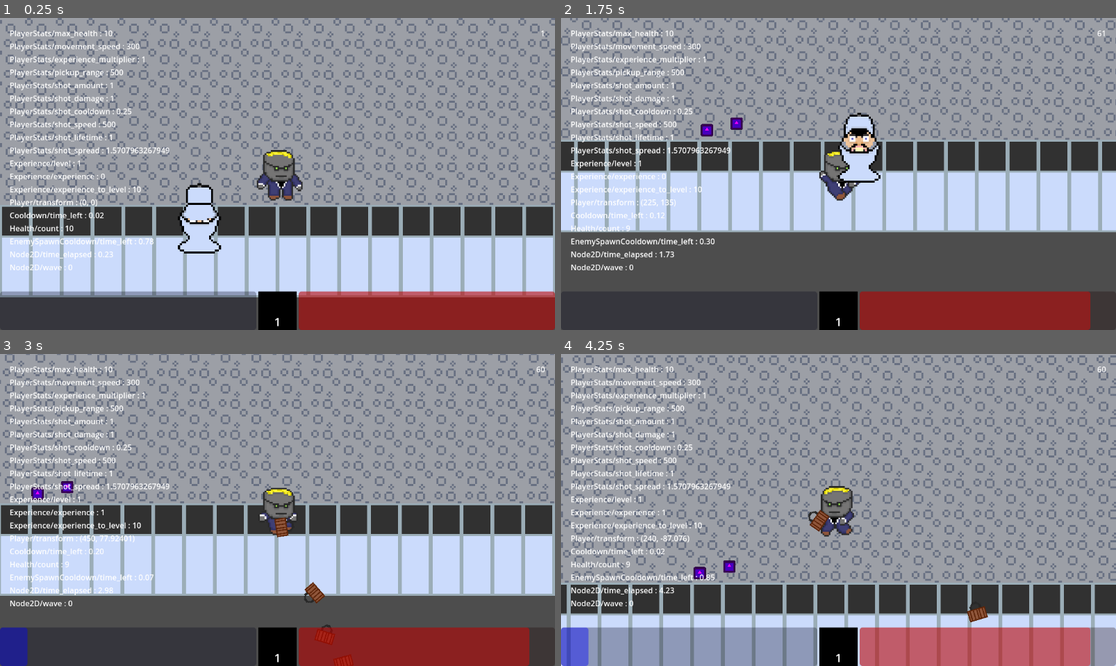
Above: before the commit, frames 1-4 (two rows, left to right).
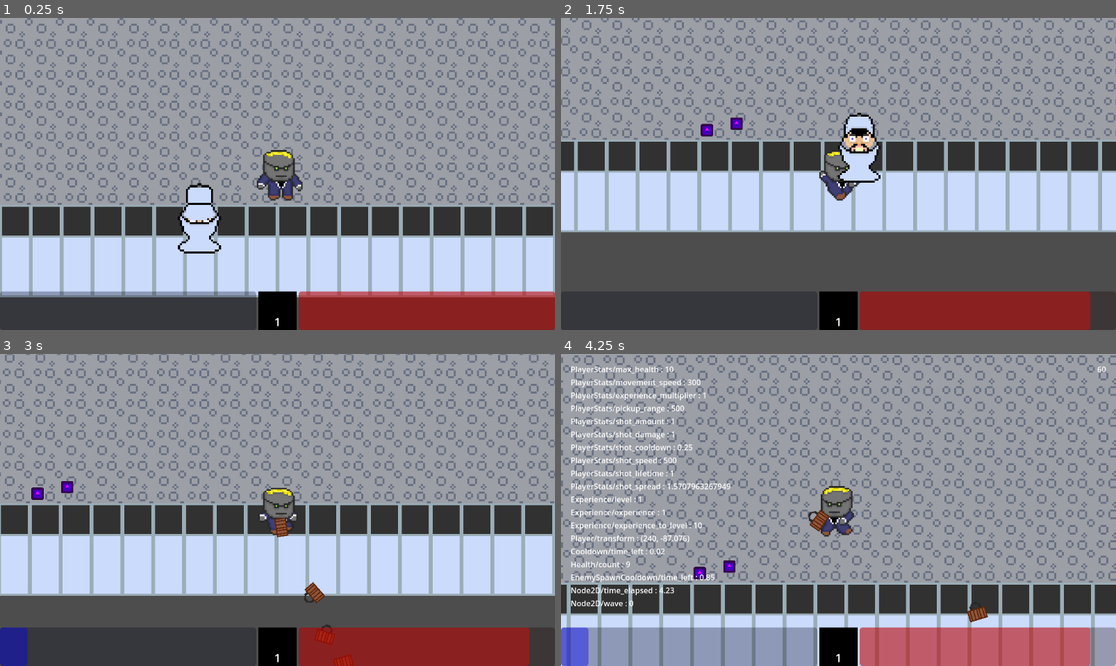
Above: after the commit, the same moments.

Repository: KatalystSoftware/FGJ24
Game: Godot game, scene res://main.tscn
Same seed, same stepped clock (60 frames per second), same inputs: the game is played once before the commit and once after it. The engine's default icon, where the game draws it, is replaced by a stand-in: a white triangle on a blue panel in a dark square.
Inputs:
- Up to frame 1 (0.25 s): no input
- Up to frame 2 (1.75 s): hold D (move_right) 0.53-1.28 s; hold S (move_down) from 1.28 s (still down)
- Up to frame 3 (3 s): release S (move_down) at 2.03 s; hold D (move_right) 2.03-2.78 s; hold W (move_up) from 2.78 s (still down)
- Up to frame 4 (4.25 s): release W (move_up) at 3.53 s; hold A (move_left) from 3.53 s (still down); tap F3 (show_debug_stats, bound only after the commit) at 4.15 s

The runs differ from the first frame. In frame 1, 3.2% of the frame differs, in the area x 1-98%, y 4-81%; in frame 2, 3.2%; in frame 3, 3.2%; in frame 4, nothing differs.

Commit message:
toggle debug stats with F3

Diff:
--- a/project.godot
+++ b/project.godot
@@ -47,6 +47,11 @@
 , Object(InputEventKey,"resource_local_to_scene":false,"resource_name":"","device":-1,"window_id":0,"alt_pressed":false,"shift_pressed":false,"ctrl_pressed":false,"meta_pressed":false,"pressed":false,"keycode":0,"physical_keycode":4194322,"key_label":0,"unicode":0,"echo":false,"script":null)
 ]
 }
+show_debug_stats={
+"deadzone": 0.5,
+"events": [Object(InputEventKey,"resource_local_to_scene":false,"resource_name":"","device":-1,"window_id":0,"alt_pressed":false,"shift_pressed":false,"ctrl_pressed":false,"meta_pressed":false,"pressed":false,"keycode":0,"physical_keycode":4194334,"key_label":0,"unicode":0,"echo":false,"script":null)
+]
+}
 
 [layer_names]
 
--- /dev/null
+++ b/ui/debug_ui.gd
@@ -0,0 +1,6 @@
+extends CanvasLayer
+
+
+func _physics_process(_delta):
+	if Input.is_action_just_pressed("show_debug_stats"):
+		visible = not visible
--- a/ui/debug_ui.tscn
+++ b/ui/debug_ui.tscn
@@ -1,10 +1,13 @@
-[gd_scene load_steps=3 format=3 uid="uid://bie7r7j7dg4sw"]
+[gd_scene load_steps=4 format=3 uid="uid://bie7r7j7dg4sw"]
 
 [ext_resource type="Script" path="res://ui/debug_overlay.gd" id="1_k48hs"]
+[ext_resource type="Script" path="res://ui/debug_ui.gd" id="1_q70ue"]
 [ext_resource type="Script" path="res://ui/fps_meter.gd" id="2_db0dc"]
 
 [node name="Debug UI" type="CanvasLayer"]
 process_mode = 3
+visible = false
+script = ExtResource("1_q70ue")
 
 [node name="Stats" type="MarginContainer" parent="."]
 offset_right = 40.0
